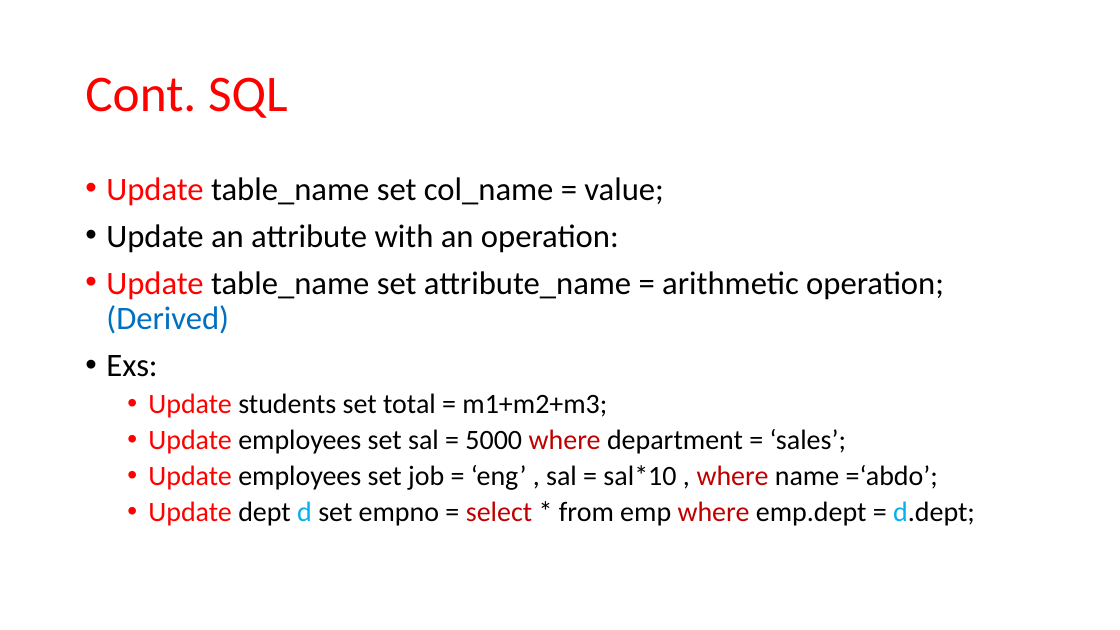
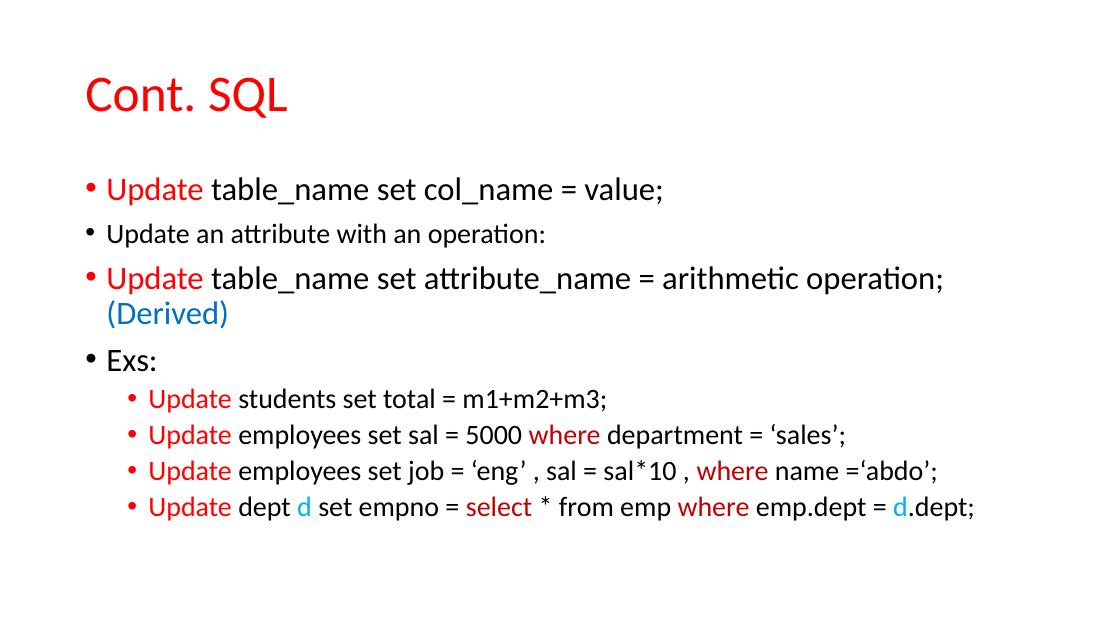
Before and after one commit to EngAbdalrhman/Material, a slide deck: slide 28 of DB.pptx. Drawn at 1120x630 pixels with LibreOffice and Linux fonts; fonts in the diff are those of the drawing. Boxes give left, top, right and bottom in pixels: in the first picture for what was removed or moved away, otherwise in the second. Text is boxed around its words. In the diff, an @@ line names an element or a change of style, - is before the commit and + after.

```diff
--- a/DB.pptx
+++ b/DB.pptx
@@ text at (x1=106, y1=223, x2=546, y2=248): size 28 to 24 pt in "Update an attribute with an operation:" @@
```
Also in this commit, not shown: 3 other slides changed.
